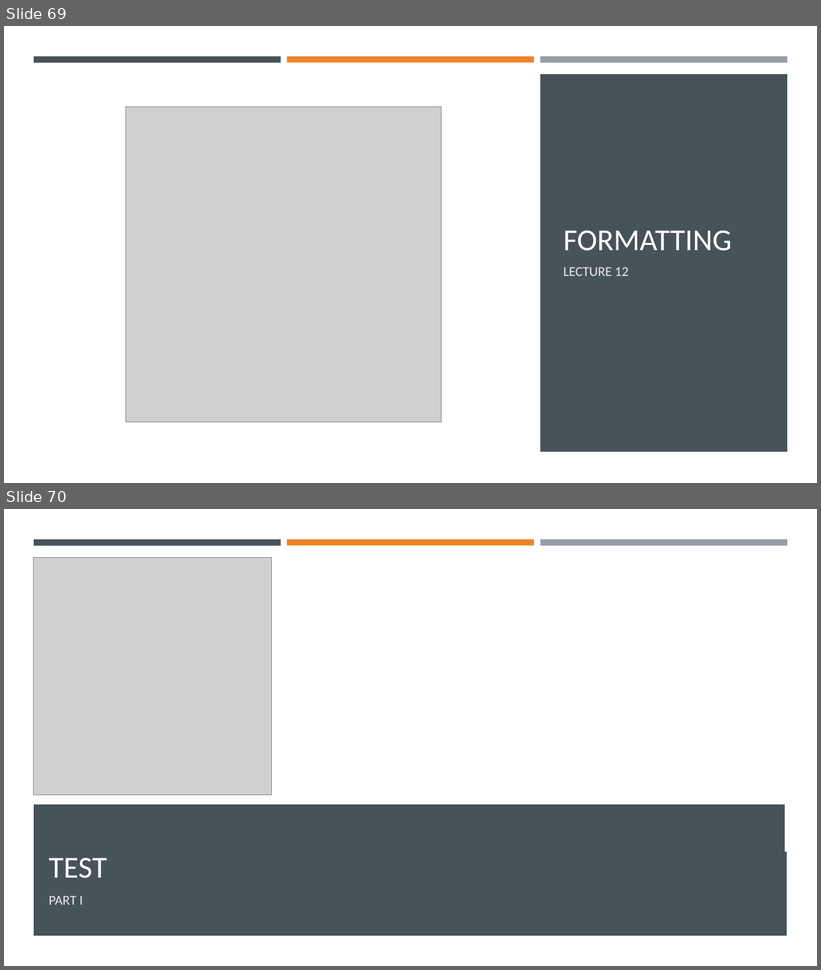
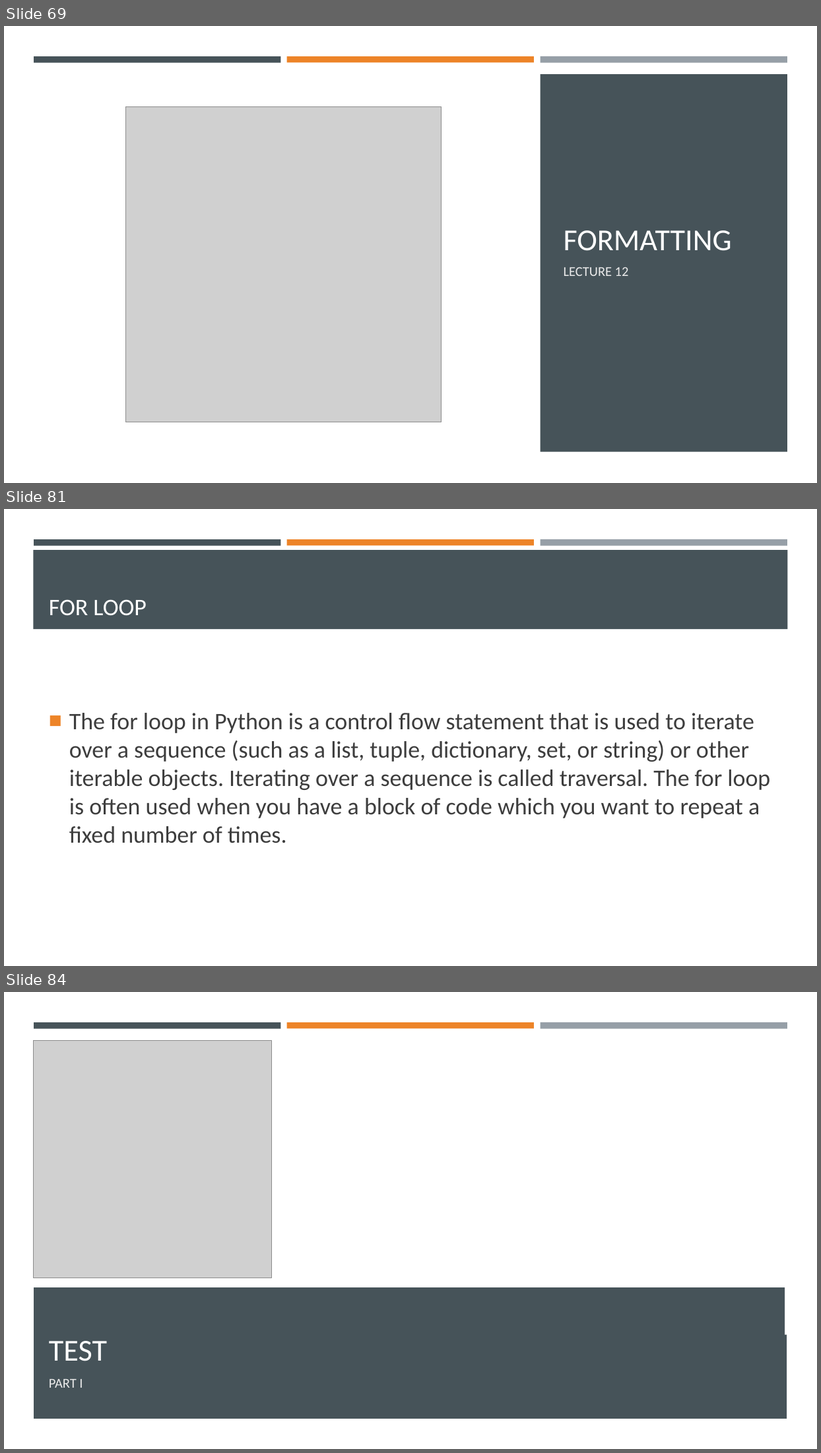
Before and after one commit to Ghost0396/iot, a slide deck: python/Python 3.pptx. Shown one above the other, each under a label of ours: slides 69 and 70 before the commit, slides 69, 81 and 84 after it; the slides between them are not shown. The pictures are 821x970 and 821x1453 pixels, drawn with LibreOffice and Linux fonts; fonts in the diff are those of the drawing; grey boxes stand for pictures. Boxes give left, top, right and bottom in pixels: in the first picture for what was removed or moved away, otherwise in the second. Text is boxed around its words. In the diff, an @@ line names an element or a change of style, - is before the commit and + after.

```diff
--- a/python/Python 3.pptx
+++ b/python/Python 3.pptx
@@ slide 81 added at (4,509,817,966), background #FFFFFF @@
@@ rectangle added at (34,539,281,545), fill #465359 @@
@@ rectangle added at (287,539,534,545), fill #ED8428 @@
@@ rectangle added at (540,539,787,546), fill #969FA7 @@
@@ rectangle added at (33,550,788,629), fill #465359 @@
@@ title added at (49,599,146,616), 28 pt, text #FFFFFF @@
+FOR LOOP
@@ text added at (69,713,770,844), 28 pt, text #3D3D3D @@
+■ The for loop in Python is a control flow statement that is used to iterate over a sequence (such as a list, tuple, dictionary, set, or string) or other iterable objects. Iterating over a sequence is called traversal. The for loop is often used when you have a block of code which you want to repeat a fixed number of times.
@@ what was slide 70 is now slide 84 @@
```
Also in this commit, not shown: 13 other slides added.
